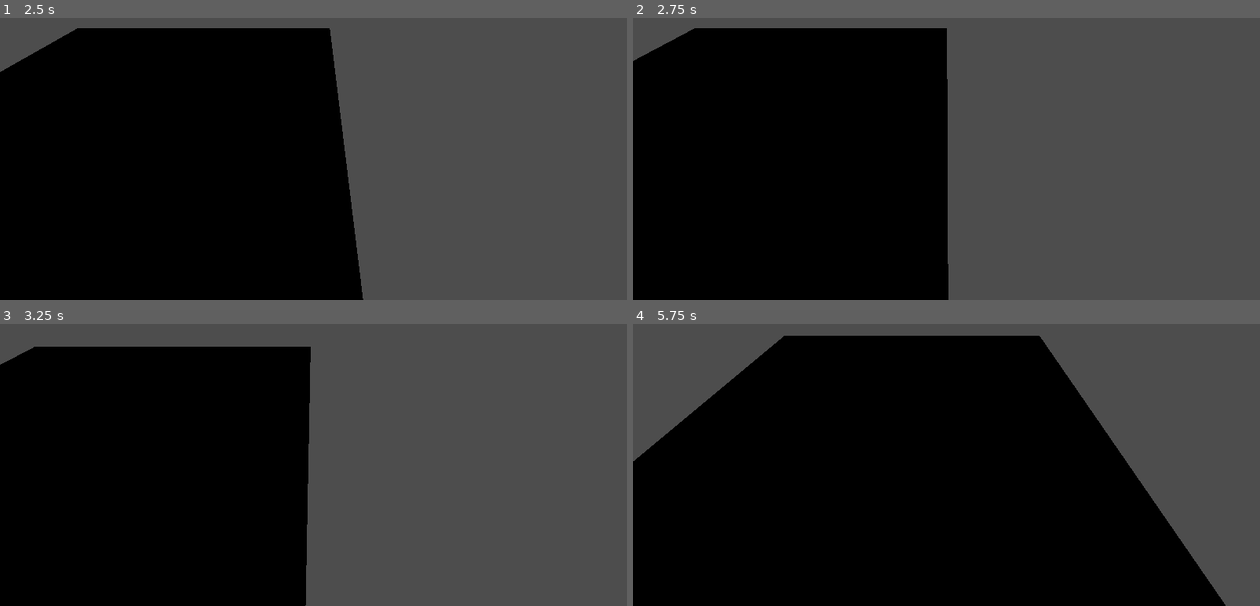
Above: before the commit, frames 1-4 (two rows, left to right).
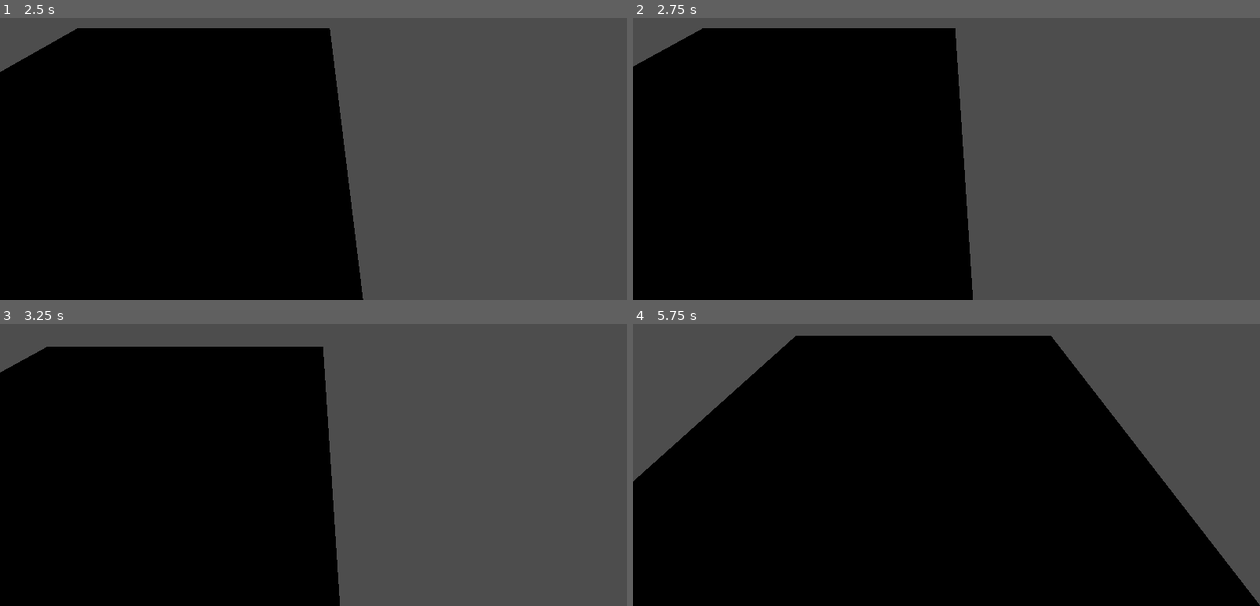
Above: after the commit, the same moments.

Repository: DripBoolean/cheese-game
Game: Godot game, scene res://scenes/world_root.tscn
Same seed, same stepped clock (60 frames per second), same inputs: the game is played once before the commit and once after it.
Inputs (mouse positions are in pixels of both pictures, inside the frame that each line leads up to):
- Up to frame 1 (2.5 s): tap Enter at 0.5 s; move the mouse to (451, 105) at 0.52 s; hold D (move_right) 0.53-1.28 s; tap Mouse wheel up (zoom_in) at 0.6, 1.55, 2.1 s; tap Mouse wheel down (zoom_out) at 0.8, 1.35, 2.3 s; move the mouse to (188, 142) at 1.27 s; hold S (move_back) 1.28-2.03 s; move the mouse to (376, 46) at 2.02 s; hold D (move_right) from 2.03 s (still down)
- Up to frame 2 (2.75 s): keep holding D (move_right)
- Up to frame 3 (3.25 s): move the mouse to (282, 501) at 2.77 s; release D (move_right) at 2.78 s; hold W (move_forward) from 2.78 s (still down); tap Mouse wheel down (zoom_out) at 2.85 s; tap Mouse wheel up (zoom_in) at 3.05 s
- Up to frame 4 (5.75 s): move the mouse to (1134, 481) at 3.52 s; release W (move_forward) at 3.53 s; hold A (move_left) 3.53-5.03 s; tap Mouse wheel up (zoom_in) at 3.6, 4.55, 5.1 s; tap Mouse wheel down (zoom_out) at 3.8, 4.35, 5.3 s; move the mouse to (758, 377) at 4.27 s; move the mouse to (977, 431) at 5.02 s; hold S (move_back) from 5.03 s (still down)

Frame 1 is identical in both runs. In frame 2, 2.7% of the frame differs, in the area x 0-55%, y 3-100%; in frame 3, 3.6%; in frame 4, 4.8%, in the area x 0-100%, y 4-100%.

Commit message:
Player_movement_v2
added bounding boxes to the world scene and changed scrolling movement to move and collide.

Diff:
--- a/scenes/player.tscn
+++ b/scenes/player.tscn
@@ -5,7 +5,6 @@
 [sub_resource type="SphereShape3D" id="SphereShape3D_yk3mt"]
 
 [node name="Player" type="CharacterBody3D"]
-transform = Transform3D(1, 0, 0, 0, 1, 0, 0, 0, 1, 0, 0, 0)
 script = ExtResource("1_4cdgt")
 
 [node name="Camera3D" type="Camera3D" parent="."]
@@ -13,5 +12,4 @@
 current = true
 
 [node name="CollisionShape3D" type="CollisionShape3D" parent="."]
-transform = Transform3D(1, 0, 0, 0, 1, 0, 0, 0, 1, 0, 0, 0)
 shape = SubResource("SphereShape3D_yk3mt")
--- a/scenes/player_movement.gd
+++ b/scenes/player_movement.gd
@@ -19,9 +19,8 @@
 
 	#scrolling
 	if Input.is_action_just_pressed("zoom_in"):
-		global_position += -camera_ref.global_basis.z * SCROLL_SPEED
+		move_and_collide(-camera_ref.global_basis.z * SCROLL_SPEED)
 	if Input.is_action_just_pressed("zoom_out"):
-		global_position += camera_ref.global_basis.z * SCROLL_SPEED
-
+		move_and_collide(camera_ref.global_basis.z * SCROLL_SPEED)
 
 	move_and_slide()
--- a/scenes/world_root.tscn
+++ b/scenes/world_root.tscn
@@ -1,7 +1,9 @@
-[gd_scene load_steps=3 format=3 uid="uid://ckd2pa25wyabv"]
+[gd_scene load_steps=4 format=3 uid="uid://ckd2pa25wyabv"]
 
 [ext_resource type="PackedScene" uid="uid://u5yt3wfkusk4" path="res://scenes/map.tscn" id="1_lffpv"]
 [ext_resource type="PackedScene" uid="uid://v5q2ern0mj33" path="res://scenes/player.tscn" id="2_h880m"]
+
+[sub_resource type="BoxShape3D" id="BoxShape3D_w10la"]
 
 [node name="WorldRoot" type="Node3D"]
 
@@ -9,3 +11,47 @@
 
 [node name="Player" parent="." instance=ExtResource("2_h880m")]
 transform = Transform3D(1, 0, 0, 0, 1, 0, 0, 0, 1, 2.70504, 7.48663, 4.49905)
+
+[node name="Bounding_Box" type="Node3D" parent="."]
+
+[node name="bounding_wall_left" type="StaticBody3D" parent="Bounding_Box"]
+transform = Transform3D(1, 0, 0, 0, 1, 0, 0, 0, 1, -10.5351, 0, 0)
+
+[node name="CollisionShape3D" type="CollisionShape3D" parent="Bounding_Box/bounding_wall_left"]
+transform = Transform3D(3.28039, 0, 0, 0, 24.5998, 0, 0, 0, 23.4807, -1.16903, 10.1891, -0.755391)
+shape = SubResource("BoxShape3D_w10la")
+
+[node name="bounding_wall_right" type="StaticBody3D" parent="Bounding_Box"]
+transform = Transform3D(1, 0, 0, 0, 1, 0, 0, 0, 1, 12.6165, 1.90735e-06, 0.000686646)
+
+[node name="CollisionShape3D" type="CollisionShape3D" parent="Bounding_Box/bounding_wall_right"]
+transform = Transform3D(3.28039, 0, 0, 0, 24.5998, 0, 0, 0, 23.4807, -1.16903, 10.1891, -0.755391)
+shape = SubResource("BoxShape3D_w10la")
+
+[node name="bounding_wall_back" type="StaticBody3D" parent="Bounding_Box"]
+transform = Transform3D(0.00300444, 0.00515891, 0.999982, -0.000792207, 0.999986, -0.00515655, -0.999995, -0.000776689, 0.00300849, 0.848161, 0.00927812, 10.1511)
+
+[node name="CollisionShape3D" type="CollisionShape3D" parent="Bounding_Box/bounding_wall_back"]
+transform = Transform3D(3.28039, 0, 0, 0, 24.5998, 0, 0, 0, 23.4807, -1.16903, 10.1891, -0.755391)
+shape = SubResource("BoxShape3D_w10la")
+
+[node name="bounding_wall_front" type="StaticBody3D" parent="Bounding_Box"]
+transform = Transform3D(0.00300444, 0.00515891, 0.999982, -0.000792207, 0.999986, -0.00515655, -0.999995, -0.000776689, 0.00300849, 0.762, 0.00417298, -12.5486)
+
+[node name="CollisionShape3D" type="CollisionShape3D" parent="Bounding_Box/bounding_wall_front"]
+transform = Transform3D(3.28039, 0, 0, 0, 24.5998, 0, 0, 0, 23.4807, -1.16903, 10.1891, -0.755391)
+shape = SubResource("BoxShape3D_w10la")
+
+[node name="bounding_wall_roof" type="StaticBody3D" parent="Bounding_Box"]
+transform = Transform3D(0.00300569, 0.00550138, 1.155, 1.00041, 0.000828203, -0.00347487, -0.000792492, 1.06637, -0.00595593, 0.762, 24.0532, -11.2555)
+
+[node name="CollisionShape3D" type="CollisionShape3D" parent="Bounding_Box/bounding_wall_roof"]
+transform = Transform3D(3.28039, 0, 0, 0, 24.5998, 0, 0, 0, 23.4807, -1.16903, 10.1891, -0.755391)
+shape = SubResource("BoxShape3D_w10la")
+
+[node name="bounding_wall_floor" type="StaticBody3D" parent="Bounding_Box"]
+transform = Transform3D(0.00300569, 0.00550138, 1.155, 1.00041, 0.000828203, -0.00347487, -0.000792492, 1.06637, -0.00595593, 0.762, -0.289367, -11.2555)
+
+[node name="CollisionShape3D" type="CollisionShape3D" parent="Bounding_Box/bounding_wall_floor"]
+transform = Transform3D(3.28039, 0, 0, 0, 24.5998, 0, 0, 0, 23.4807, -1.16903, 10.1891, -0.755391)
+shape = SubResource("BoxShape3D_w10la")
